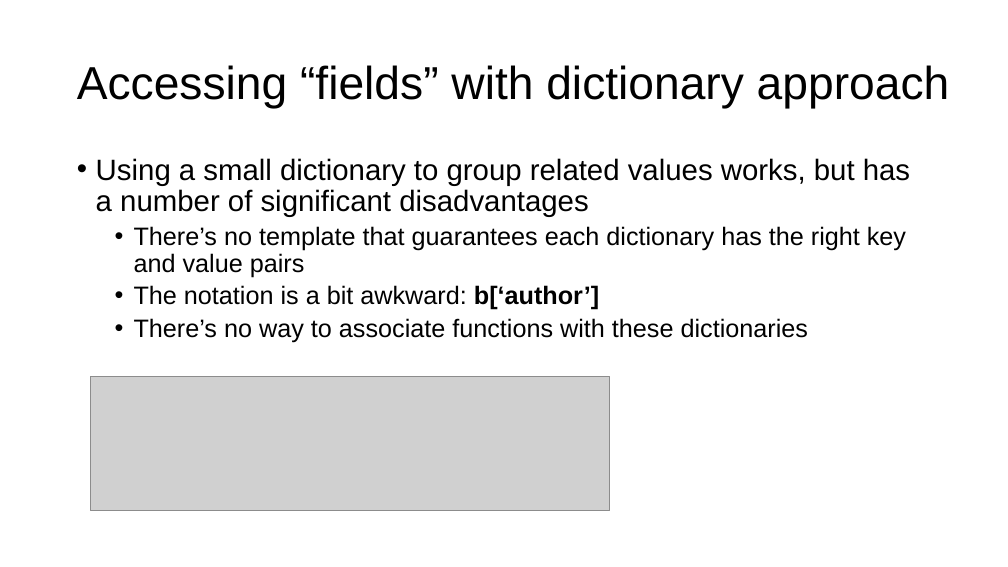
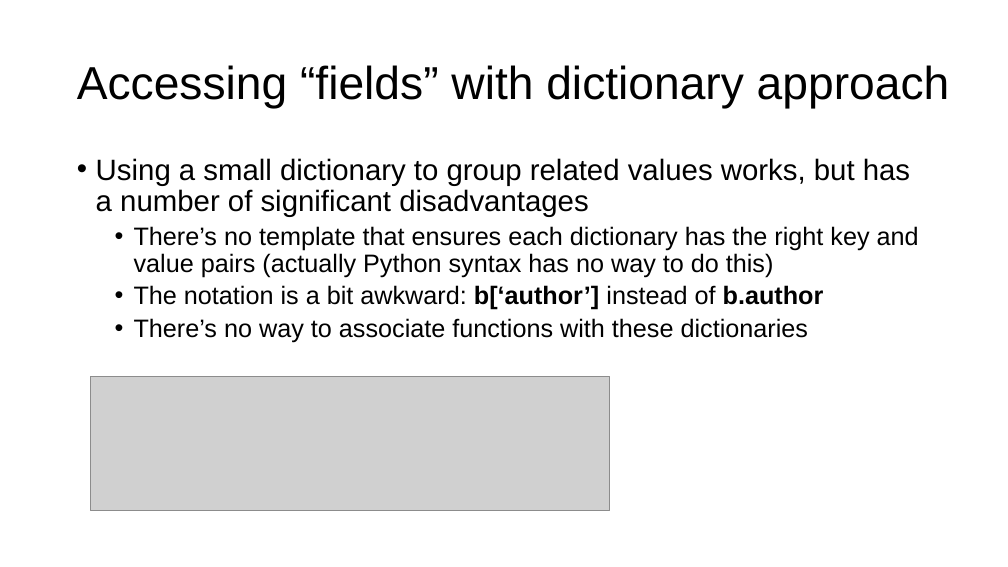
Before and after one commit to parrt/msds501, a slide deck: slide 8 of slides/OO.pptx. Drawn at 1008x567 pixels with LibreOffice and Linux fonts; fonts in the diff are those of the drawing; grey boxes stand for pictures; background and template pictures are left out. Boxes give left, top, right and bottom in pixels: in the first picture for what was removed or moved away, otherwise in the second. Text is boxed around its words. In the diff, an @@ line names an element or a change of style, - is before the commit and + after.

```diff
--- a/slides/OO.pptx
+++ b/slides/OO.pptx
@@ text at [134,226,919,310]: text changed @@
-  • There’s no template that guarantees each dictionary has the right key and value pairs
-  • The notation is a bit awkward: b[‘author’]
+  • There’s no template that ensures each dictionary has the right key and value pairs (actually Python syntax has no way to do this)
+  • The notation is a bit awkward: b[‘author’] instead of b.author
```
Also in this commit, not shown: 7 other slides changed, 14 slides added, 2 other files.
